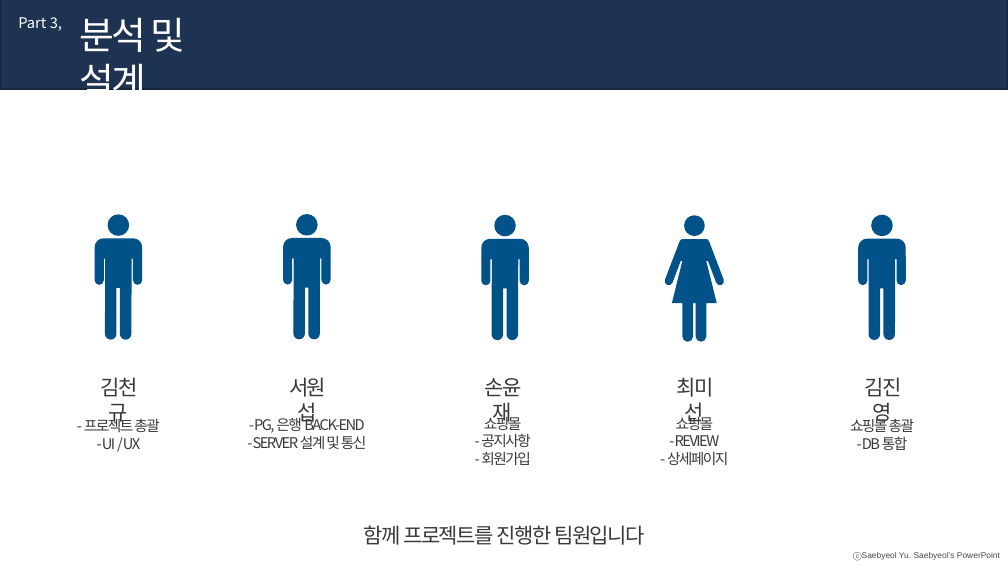
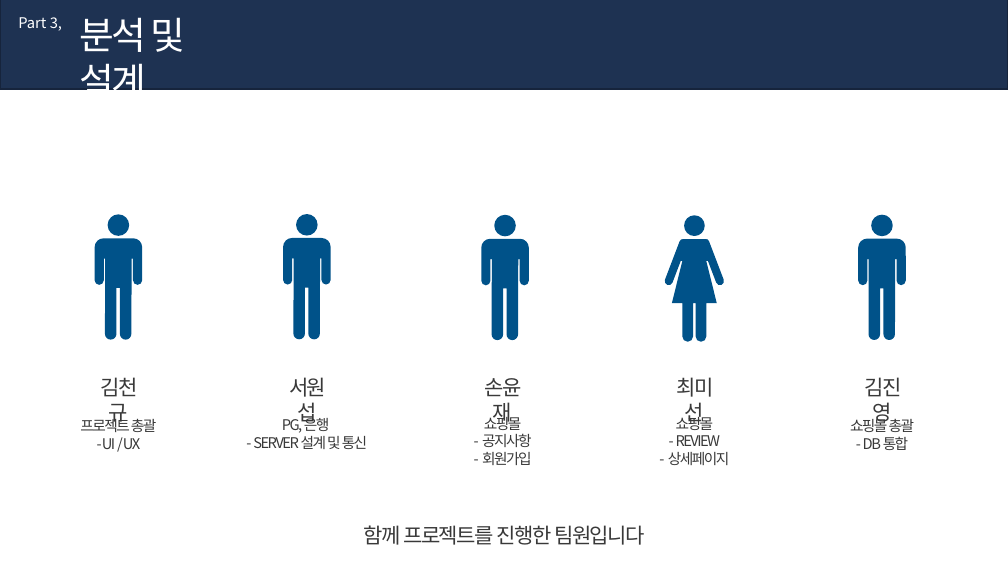
Before and after one commit to bobonola/project_3, a slide deck: slide 14 of 2조 최종 PPT.pptx. Drawn at 1008x567 pixels with LibreOffice and Linux fonts; fonts in the diff are those of the drawing. Boxes give left, top, right and bottom in pixels: in the first picture for what was removed or moved away, otherwise in the second. Text is boxed around its words. In the diff, an @@ line names an element or a change of style, - is before the commit and + after.

```diff
--- a/2조 최종 PPT.pptx
+++ b/2조 최종 PPT.pptx
@@ text at (80,416,157,432): text changed @@
-- 프로젝트 총괄
+프로젝트 총괄
@@ text at (282,415,329,433): text changed @@
-- PG, 은행 BACK-END
+PG, 은행
@@ rectangle added at (847,537,1008,562), fill #FFFFFF, outline #FFFFFF 1 pt @@
```
Also in this commit, not shown: 20 other slides changed.
